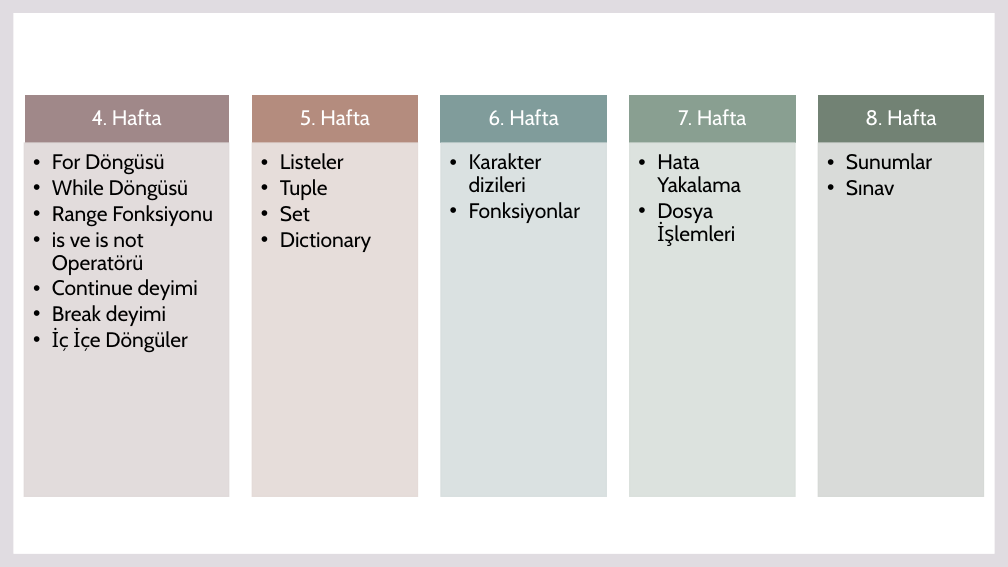
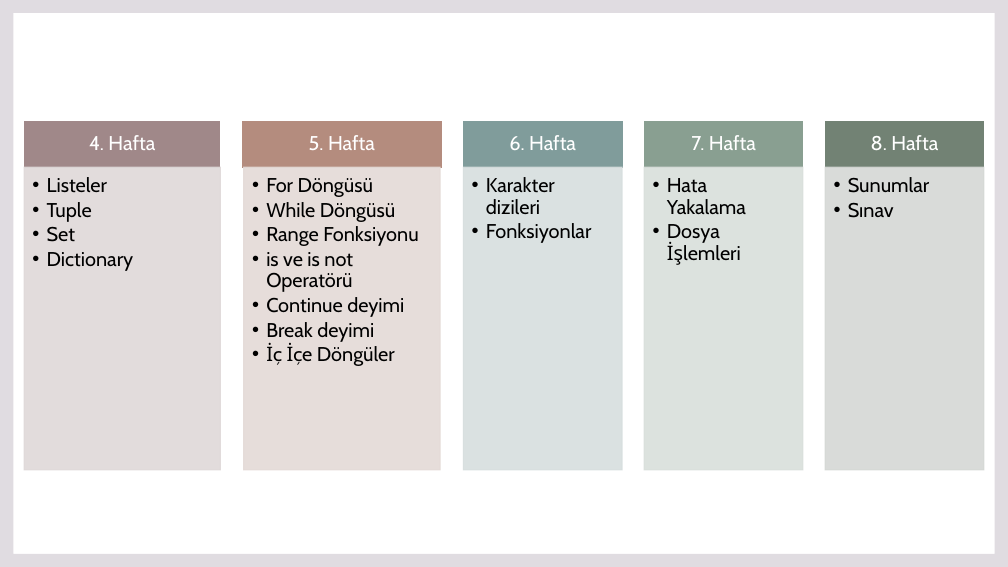
Before and after one commit to berkcangumusisik/PythonEgitimi, a slide deck: slide 4 of 1.Hafta/1.Hafta.pptx. Drawn at 1008x567 pixels with LibreOffice and Linux fonts; fonts in the diff are those of the drawing. Boxes give left, top, right and bottom in pixels: in the first picture for what was removed or moved away, otherwise in the second. Text is boxed around its words. In the diff, an @@ line names an element or a change of style, - is before the commit and + after.

```diff
--- a/1.Hafta/1.Hafta.pptx
+++ b/1.Hafta/1.Hafta.pptx
@@ text "4. Hafta": place and size @@
-text "4. Hafta" at bbox=[92, 109, 162, 125]
+text "4. Hafta" at bbox=[89, 135, 155, 150]
@@ rectangle: place and size @@
-rectangle at bbox=[25, 95, 228, 143]
+rectangle at bbox=[25, 122, 219, 167]
@@ size 20 to 19 pt in 5 elements at bbox=[871, 135, 938, 150], bbox=[89, 135, 155, 150], bbox=[691, 135, 756, 150], bbox=[509, 135, 576, 150], bbox=[309, 135, 375, 150] @@
@@ text "5. Hafta": place and size @@
-text "5. Hafta" at bbox=[300, 109, 370, 125]
+text "5. Hafta" at bbox=[309, 135, 375, 150]
@@ rectangle: place and size @@
-rectangle at bbox=[253, 95, 418, 143]
+rectangle at bbox=[243, 122, 442, 167]
@@ text "6. Hafta": place and size @@
-text "6. Hafta" at bbox=[488, 109, 559, 125]
+text "6. Hafta" at bbox=[509, 135, 576, 150]
@@ rectangle: place and size @@
-rectangle at bbox=[441, 95, 606, 143]
+rectangle at bbox=[464, 122, 622, 167]
@@ text "7. Hafta": place and size @@
-text "7. Hafta" at bbox=[678, 109, 747, 125]
+text "7. Hafta" at bbox=[691, 135, 756, 150]
@@ rectangle: place and size @@
-rectangle at bbox=[630, 95, 796, 143]
+rectangle at bbox=[644, 122, 803, 167]
@@ text "8. Hafta": place and size @@
-text "8. Hafta" at bbox=[865, 109, 937, 125]
+text "8. Hafta" at bbox=[871, 135, 938, 150]
@@ rectangle: place and size @@
-rectangle at bbox=[818, 95, 984, 143]
+rectangle at bbox=[826, 122, 985, 167]
@@ rectangle: place and size @@
-rectangle at bbox=[24, 143, 229, 497]
+rectangle at bbox=[24, 167, 221, 470]
@@ text "Listeler": place and size @@
-text "Listeler" at bbox=[280, 153, 371, 252]
+text "Listeler" at bbox=[47, 177, 134, 271]
@@ size 20 to 19 pt; indent changed in 5 elements at bbox=[848, 177, 930, 218], bbox=[667, 178, 746, 265], bbox=[486, 177, 592, 243], bbox=[47, 177, 134, 271], bbox=[266, 178, 418, 366] @@
@@ rectangle: place and size @@
-rectangle at bbox=[253, 143, 418, 497]
+rectangle at bbox=[243, 167, 440, 470]
@@ text "For Döngüsü": place and size @@
-text "For Döngüsü" at bbox=[52, 154, 213, 353]
+text "For Döngüsü" at bbox=[266, 178, 418, 366]
@@ text "Karakter dizileri": place and size @@
-text "Karakter dizileri" at bbox=[469, 153, 580, 223]
+text "Karakter dizileri" at bbox=[486, 177, 592, 243]
@@ rectangle: place and size @@
-rectangle at bbox=[441, 143, 606, 497]
+rectangle at bbox=[464, 167, 622, 470]
@@ text "Hata Yakalama": place and size @@
-text "Hata Yakalama" at bbox=[657, 154, 741, 246]
+text "Hata Yakalama" at bbox=[667, 178, 746, 265]
@@ rectangle: place and size @@
-rectangle at bbox=[630, 143, 796, 497]
+rectangle at bbox=[644, 167, 803, 470]
@@ text "Sunumlar": place and size @@
-text "Sunumlar" at bbox=[846, 153, 932, 196]
+text "Sunumlar" at bbox=[848, 177, 930, 218]
@@ rectangle: place and size @@
-rectangle at bbox=[818, 143, 984, 497]
+rectangle at bbox=[826, 167, 985, 470]
```
Also in this commit, not shown: 1 other file.
